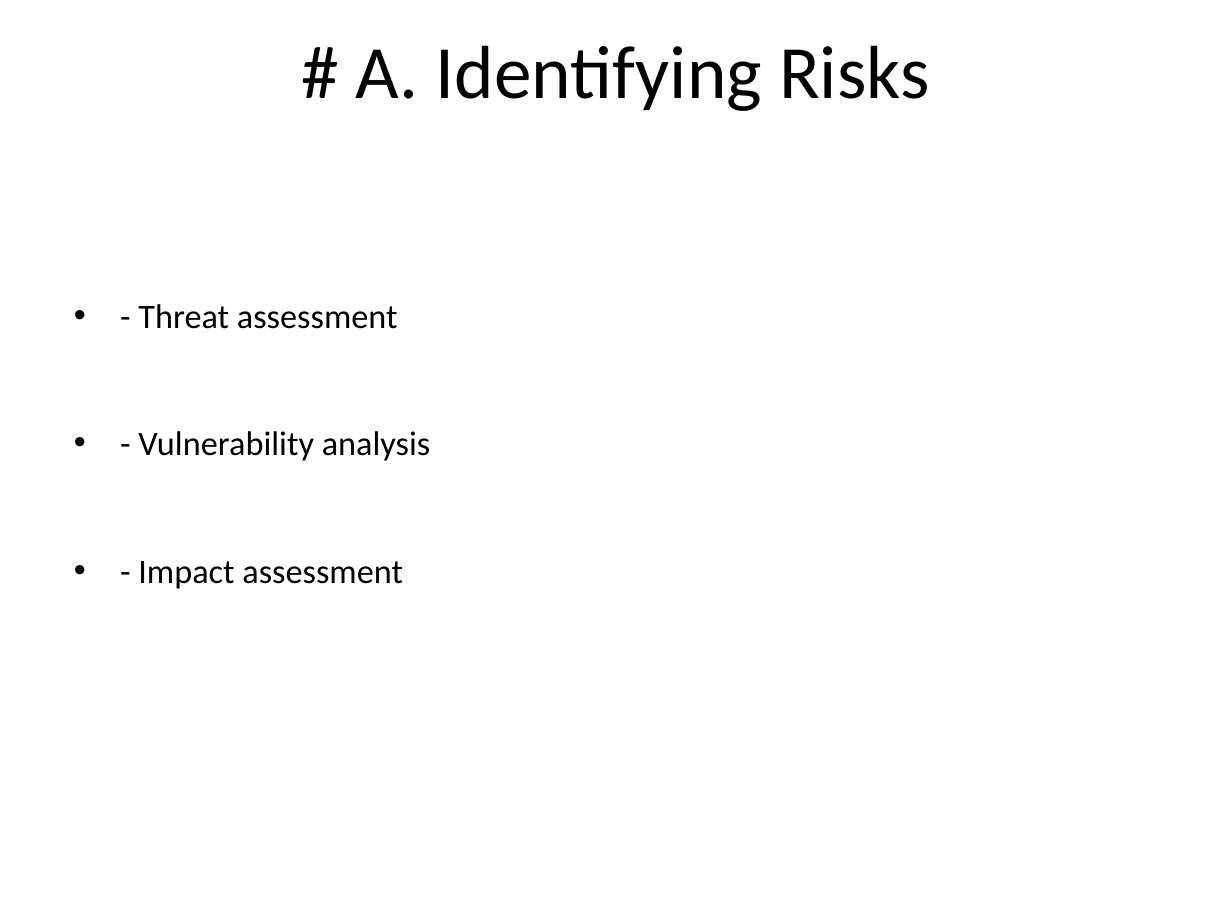
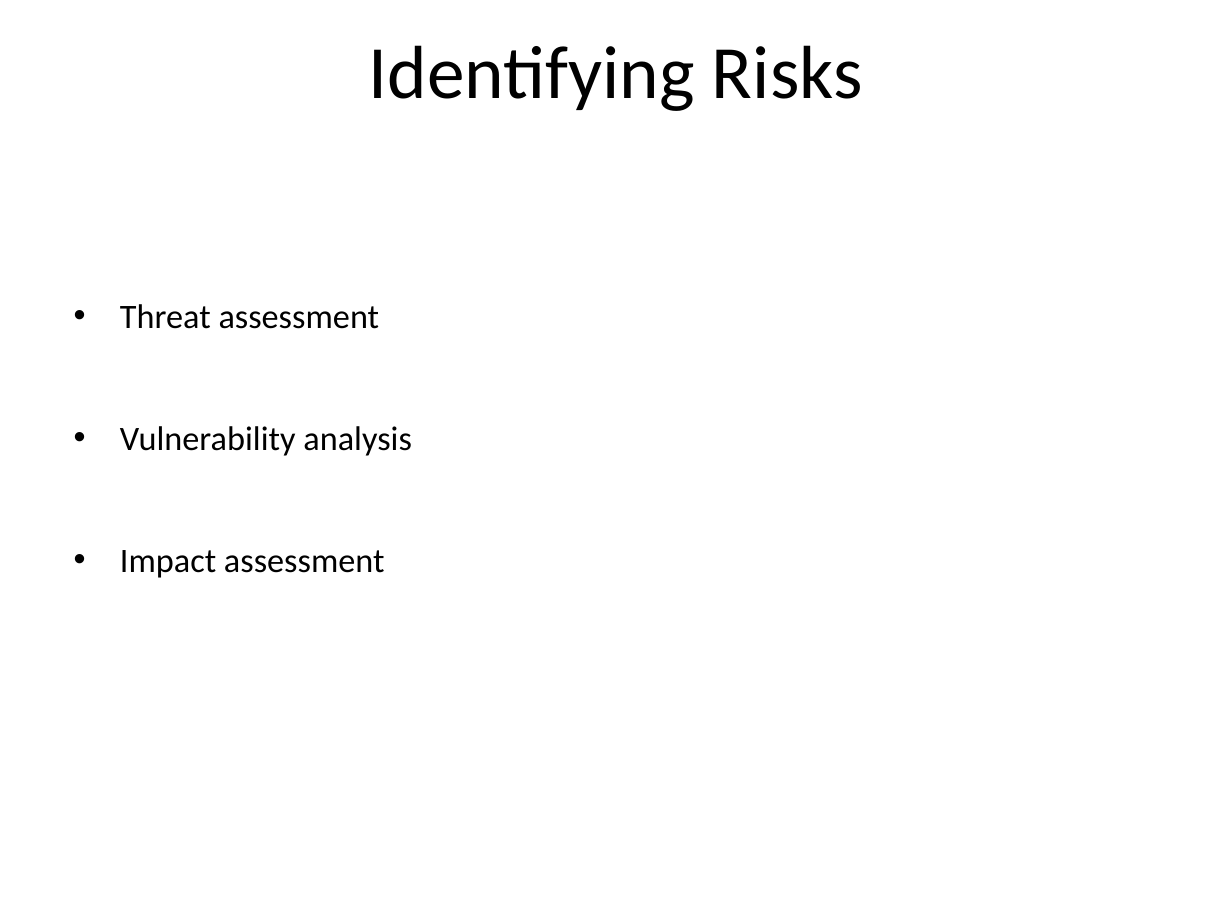
Before and after one commit to tal-training/secure-development, a slide deck: slide 8 of Day1/Introduction to Information Security/0-Introduction-to-Information-Security.md.pptx. Drawn at 1232x924 pixels with LibreOffice and Linux fonts; fonts in the diff are those of the drawing. Boxes give left, top, right and bottom in pixels: in the first picture for what was removed or moved away, otherwise in the second. Text is boxed around its words. In the diff, an @@ line names an element or a change of style, - is before the commit and + after.

```diff
--- a/Day1/Introduction to Information Security/0-Introduction-to-Information-Security.md.pptx
+++ b/Day1/Introduction to Information Security/0-Introduction-to-Information-Security.md.pptx
@@ title at (369, 45, 863, 111): text changed @@
-# A. Identifying Risks
+Identifying Risks
@@ text at (120, 304, 412, 578): text changed @@
-• - Threat assessment
-• - Vulnerability analysis
-• - Impact assessment
+• Threat assessment
+• Vulnerability analysis
+• Impact assessment
```
Also in this commit, not shown: 28 other slides changed, 6 other files.
